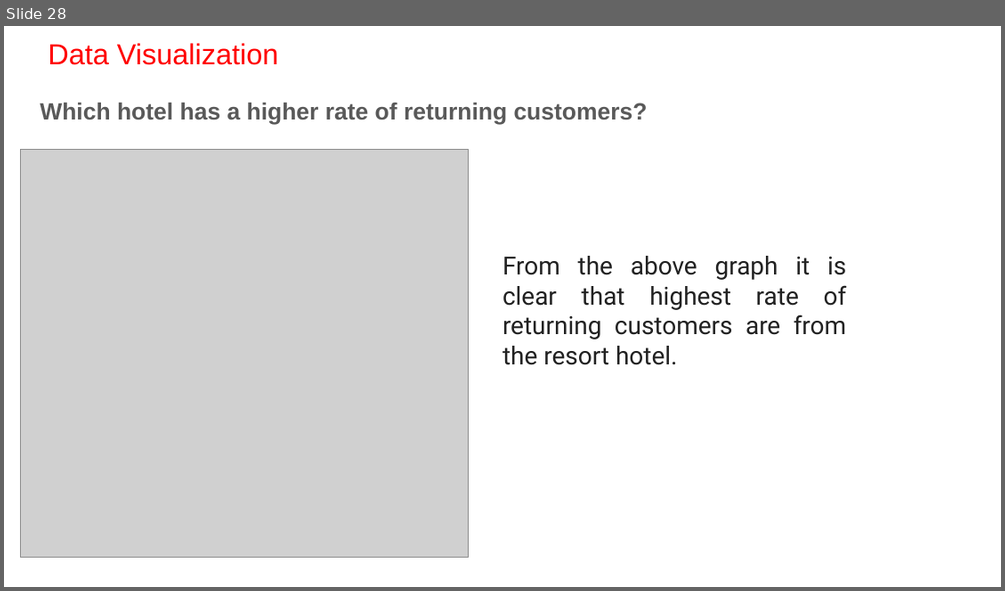
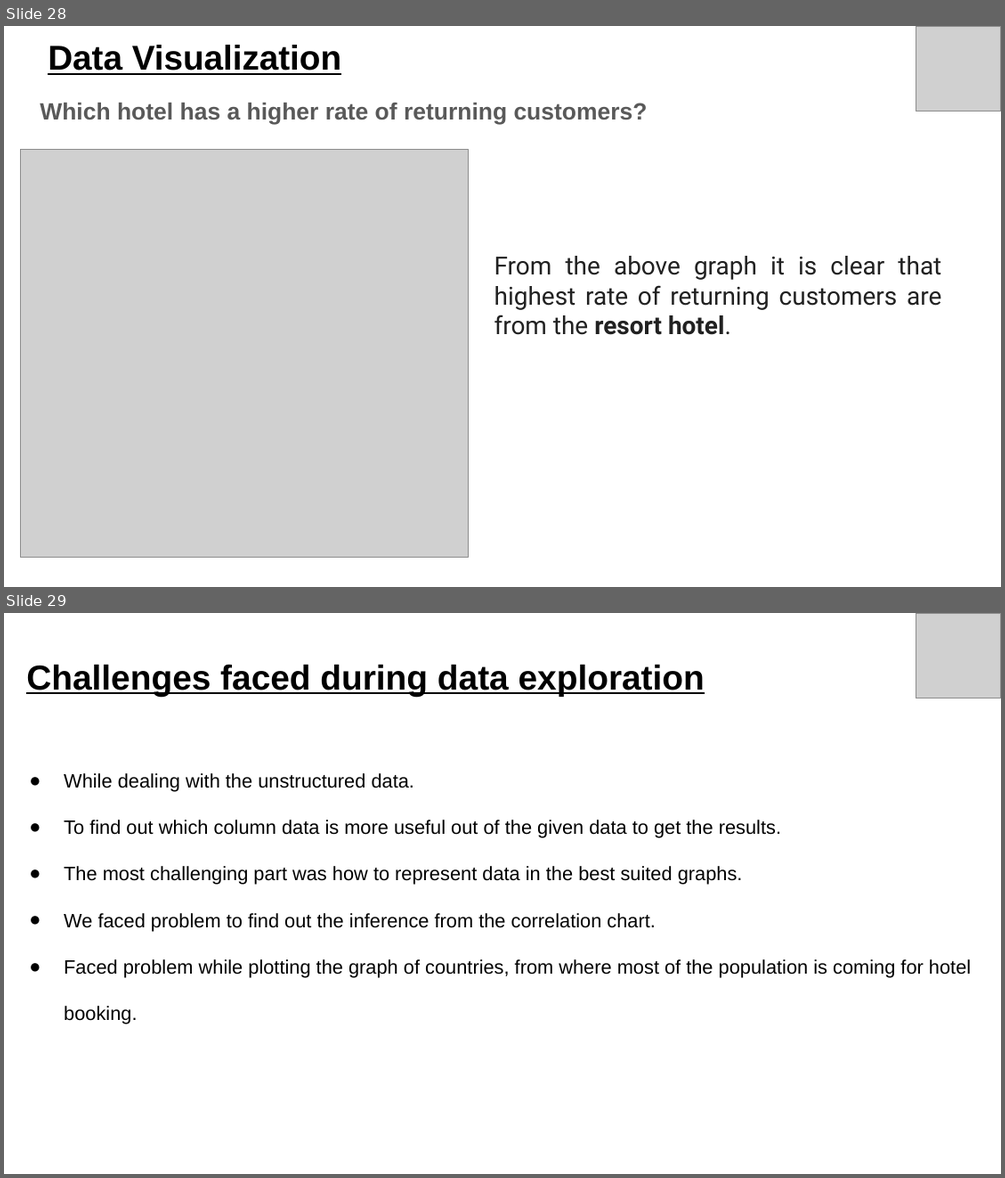
Before and after one commit to mayank021296/Hotel-Booking-Capstone-EDA-PRoject, a slide deck: Hotel Booking.pptx. Shown one above the other, each under a label of ours: slide 28 before the commit, slides 28 and 29 after it. The pictures are 1005x591 and 1005x1178 pixels, drawn with LibreOffice and Linux fonts; fonts in the diff are those of the drawing; grey boxes stand for pictures. Boxes give left, top, right and bottom in pixels: in the first picture for what was removed or moved away, otherwise in the second. Text is boxed around its words. In the diff, an @@ line names an element or a change of style, - is before the commit and + after.

```diff
--- a/Hotel Booking.pptx
+++ b/Hotel Booking.pptx
@@ slide 29 added at <box>4,613,1001,1174</box>, background #FFFFFF @@
@@ picture added at <box>915,613,1001,698</box> @@
@@ title added at <box>26,664,704,696</box>, 25 pt, text #000000, bold, underline @@
+Challenges faced during data exploration
@@ text added at <box>64,773,971,1024</box>, 14 pt, text #000000 @@
+● While dealing with the unstructured data.
+● To find out which column data is more useful out of the given data to get the results.
+● The most challenging part was how to represent data in the best suited graphs.
+● We faced problem to find out the inference from the correlation chart.
+● Faced problem while plotting the graph of countries, from where most of the population is coming for hotel booking.
@@ slide 28 changed as well @@
@@ title "Data Visualization" at <box>48,45,341,75</box>: size 20.9 to 24.9 pt, text colour #FF0000 to #000000, bold on, underline on @@
@@ picture added at <box>915,26,1001,111</box> @@
@@ text "From the above graph it ...": place and size @@
-text "From the above graph it ..." at <box>502,256,847,365</box>
+text "From the above graph it ..." at <box>494,256,941,335</box>
@@ text "From the above graph it ..." at <box>494,256,941,335</box>: bold on in "resort hotel." @@
```
Also in this commit, not shown: 26 other slides changed, 3 other slides added, 3 slides removed.
